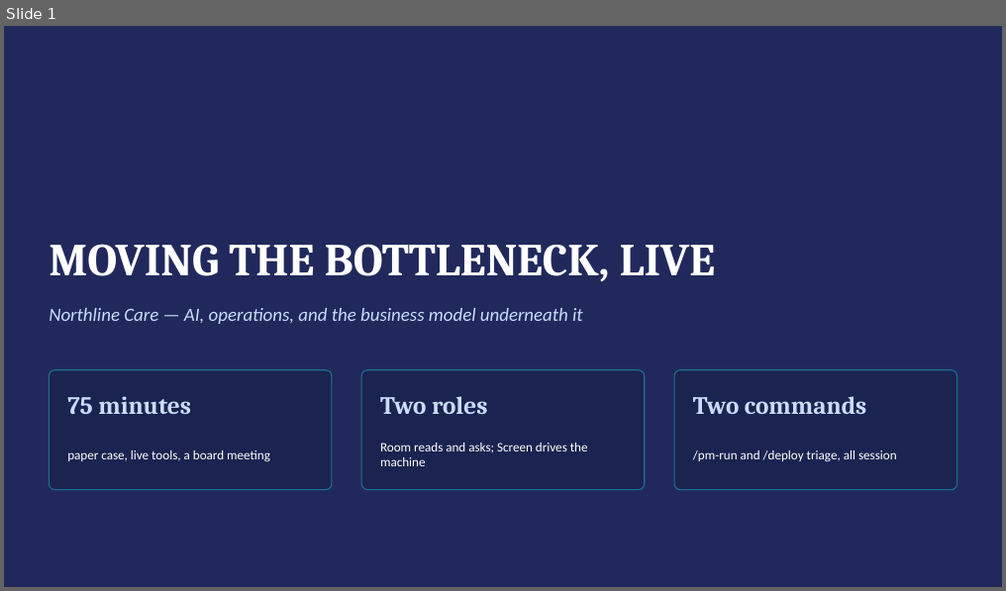
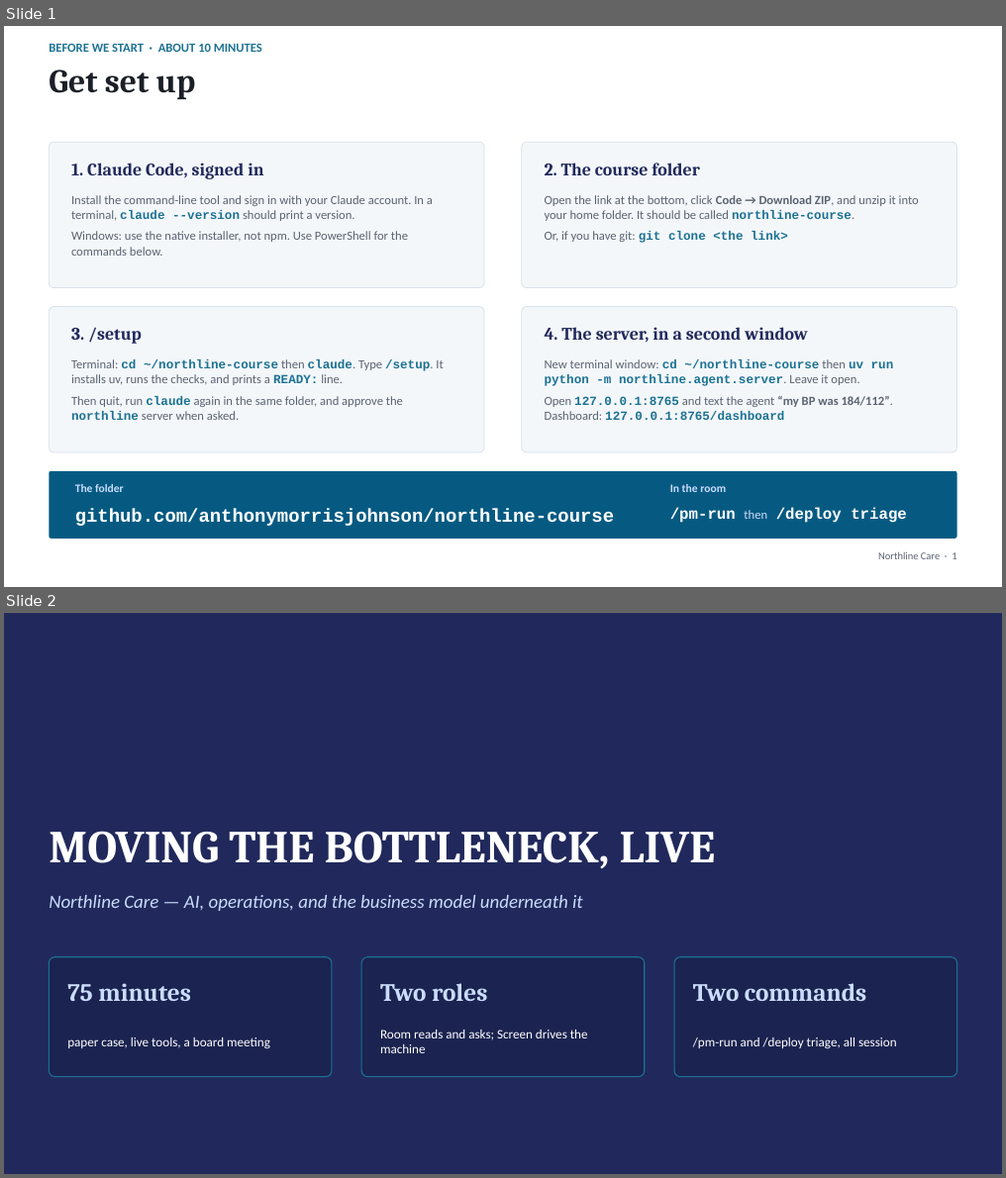
Before and after one commit to anthonymorrisjohnson/northline-course, a slide deck: slides/deck.pptx. Shown one above the other, each under a label of ours: slide 1 before the commit, slides 1 and 2 after it. The pictures are 1006x591 and 1006x1178 pixels, drawn with LibreOffice and Linux fonts; fonts in the diff are those of the drawing. Boxes give left, top, right and bottom in pixels: in the first picture for what was removed or moved away, otherwise in the second. Text is boxed around its words. In the diff, an @@ line names an element or a change of style, - is before the commit and + after.

```diff
--- a/slides/deck.pptx
+++ b/slides/deck.pptx
@@ slide 1 added at [4,26,1002,587], background #FFFFFF @@
@@ text added at [49,43,262,52], 12 pt, text #1C7293, bold @@
+BEFORE WE START · ABOUT 10 MINUTES
@@ text added at [49,70,196,99], 32 pt, text #1B1F27, bold @@
+Get set up
@@ rounded rectangle added at [49,142,484,288], fill #F4F7FA, outline #D8E1EA 0.75 pt @@
@@ rounded rectangle added at [522,142,957,288], fill #F4F7FA, outline #D8E1EA 0.75 pt @@
@@ text added at [71,163,263,179], 17 pt, text #21295C, bold @@
+1. Claude Code, signed in
@@ text added at [545,163,699,175], 17 pt, text #21295C, bold @@
+2. The course folder
@@ text added at [71,195,433,256], 12 pt, text #5B6472 @@
+Install the command-line tool and sign in with your Claude account. In a terminal, claude --version should print a version.
+Windows: use the native installer, not npm. Use PowerShell for the commands below.
@@ text added at [545,195,919,243], 12 pt, text #5B6472 @@
+Open the link at the bottom, click Code → Download ZIP, and unzip it into your home folder. It should be called northline-course.
+Or, if you have git: git clone <the link>
@@ rounded rectangle added at [49,307,484,453], fill #F4F7FA, outline #D8E1EA 0.75 pt @@
@@ rounded rectangle added at [522,307,957,453], fill #F4F7FA, outline #D8E1EA 0.75 pt @@
@@ text added at [71,327,142,344], 17 pt, text #21295C, bold @@
+3. /setup
@@ text added at [545,327,807,343], 17 pt, text #21295C, bold @@
+4. The server, in a second window
@@ text added at [71,360,443,420], 12 pt, text #5B6472 @@
+Terminal: cd ~/northline-course then claude. Type /setup. It installs uv, runs the checks, and prints a READY: line.
+Then quit, run claude again in the same folder, and approve the northline server when asked.
@@ text added at [545,360,894,420], 12 pt, text #1C7293, bold @@
+New terminal window: cd ~/northline-course then uv run python -m northline.agent.server. Leave it open.
+Open 127.0.0.1:8765 and text the agent “my BP was 184/112”. Dashboard: 127.0.0.1:8765/dashboard
@@ rounded rectangle added at [49,472,957,539], fill #065A82 @@
@@ text added at [75,484,124,492], 11 pt, text #CADCFC, bold @@
+The folder
@@ text added at [670,484,726,492], 11 pt, text #CADCFC, bold @@
+In the room
@@ text added at [75,509,614,526], 18 pt, text #FFFFFF, bold @@
+github.com/anthonymorrisjohnson/northline-course
@@ text added at [670,508,907,523], 15 pt, text #FFFFFF, bold @@
+/pm-run then /deploy triage
@@ text added at [878,553,956,560], 10 pt, text #5B6472 @@
+Northline Care · 1
@@ what was slide 1 is now slide 2 @@
```
Also in this commit, not shown: 13 slides changed, 3 other files.
